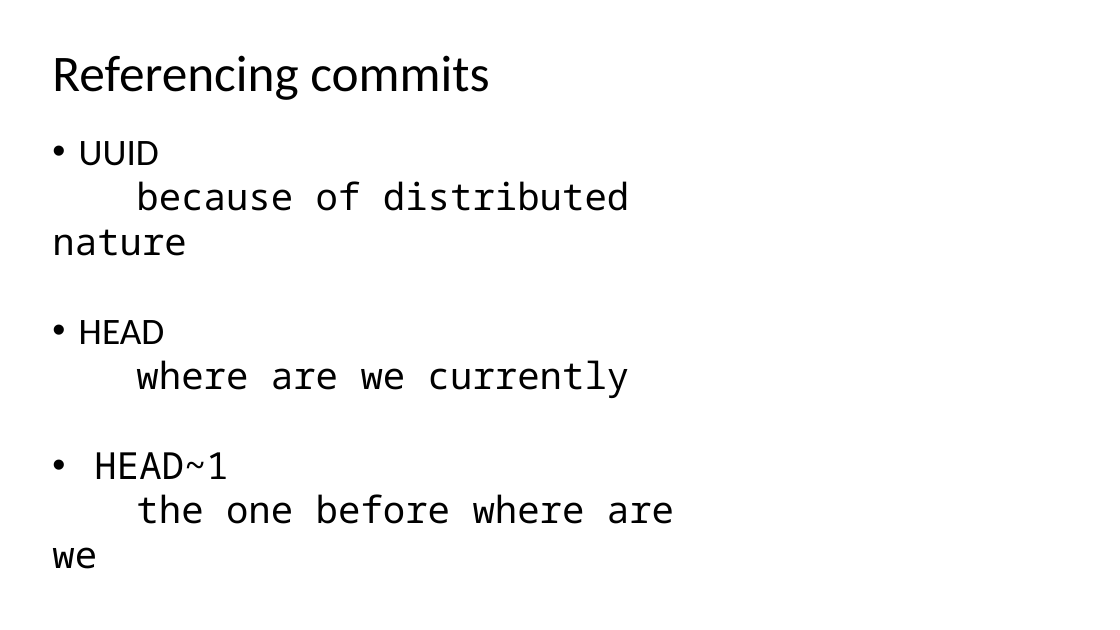
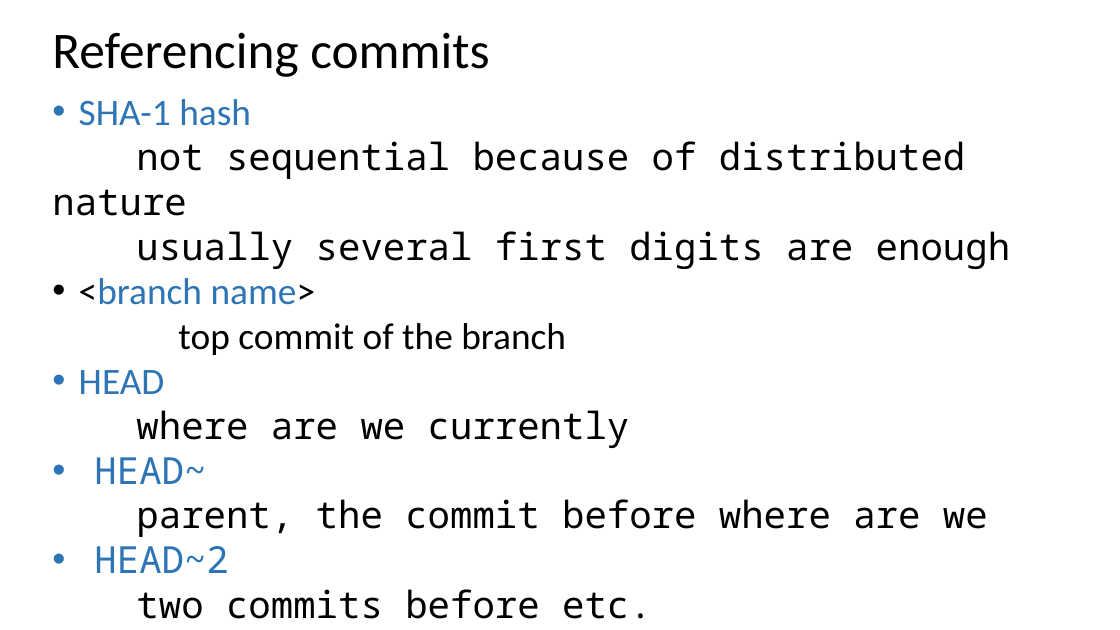
Before and after one commit to ogvolkov/git-101, a slide deck: slide 15 of git101.pptx (slide 11 before the commit). Drawn at 1120x630 pixels with LibreOffice and Linux fonts; fonts in the diff are those of the drawing. Boxes give left, top, right and bottom in pixels: in the first picture for what was removed or moved away, otherwise in the second. Text is boxed around its words. In the diff, an @@ line names an element or a change of style, - is before the commit and + after.

```diff
--- a/git101.pptx
+++ b/git101.pptx
@@ text "Referencing commits": place and size @@
-text "Referencing commits" at (52, 55, 489, 100)
+text "Referencing commits" at (52, 32, 489, 77)
@@ text "SHA-1 hash": place and size @@
-text "SHA-1 hash" at (52, 141, 674, 569)
+text "SHA-1 hash" at (52, 99, 1010, 619)
@@ text at (52, 99, 1010, 355): text changed @@
-• UUID
-because of distributed nature
+• SHA-1 hash
+not sequential because of distributed nature
+usually several first digits are enough
+• <branch name>
+  top commit of the branch
@@ text at (79, 370, 165, 394): text colour #000000 to #2E75B6 in "HEAD" @@
@@ text at (94, 457, 988, 619): text changed @@
-• HEAD~1
-  the one before where are we
-• HEAD~2 etc.
+• HEAD~
+  parent, the commit before where are we
+• HEAD~2
+two commits before etc.
```
Also in this commit, not shown: 2 other slides changed, 5 slides added.
